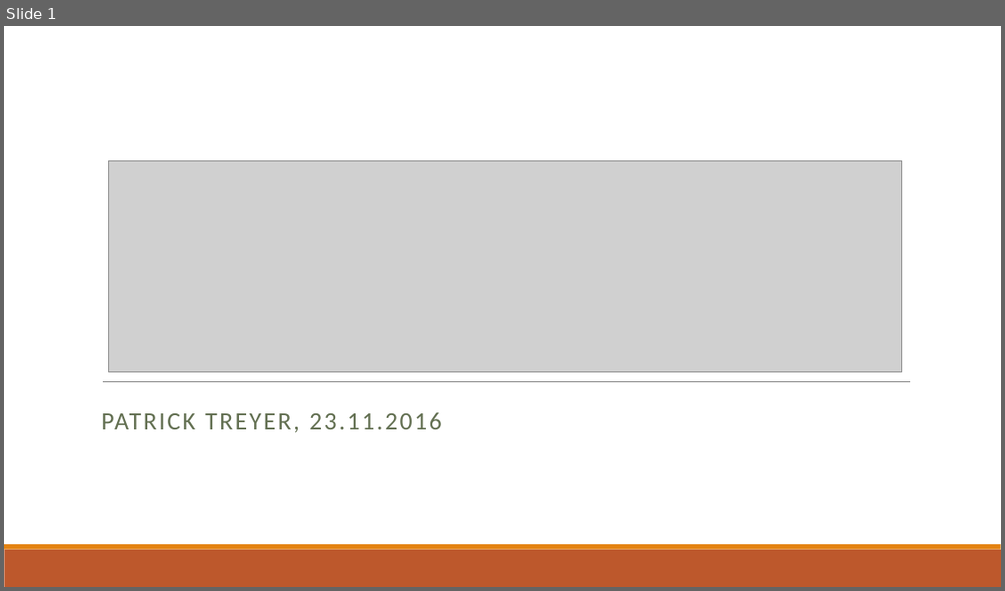
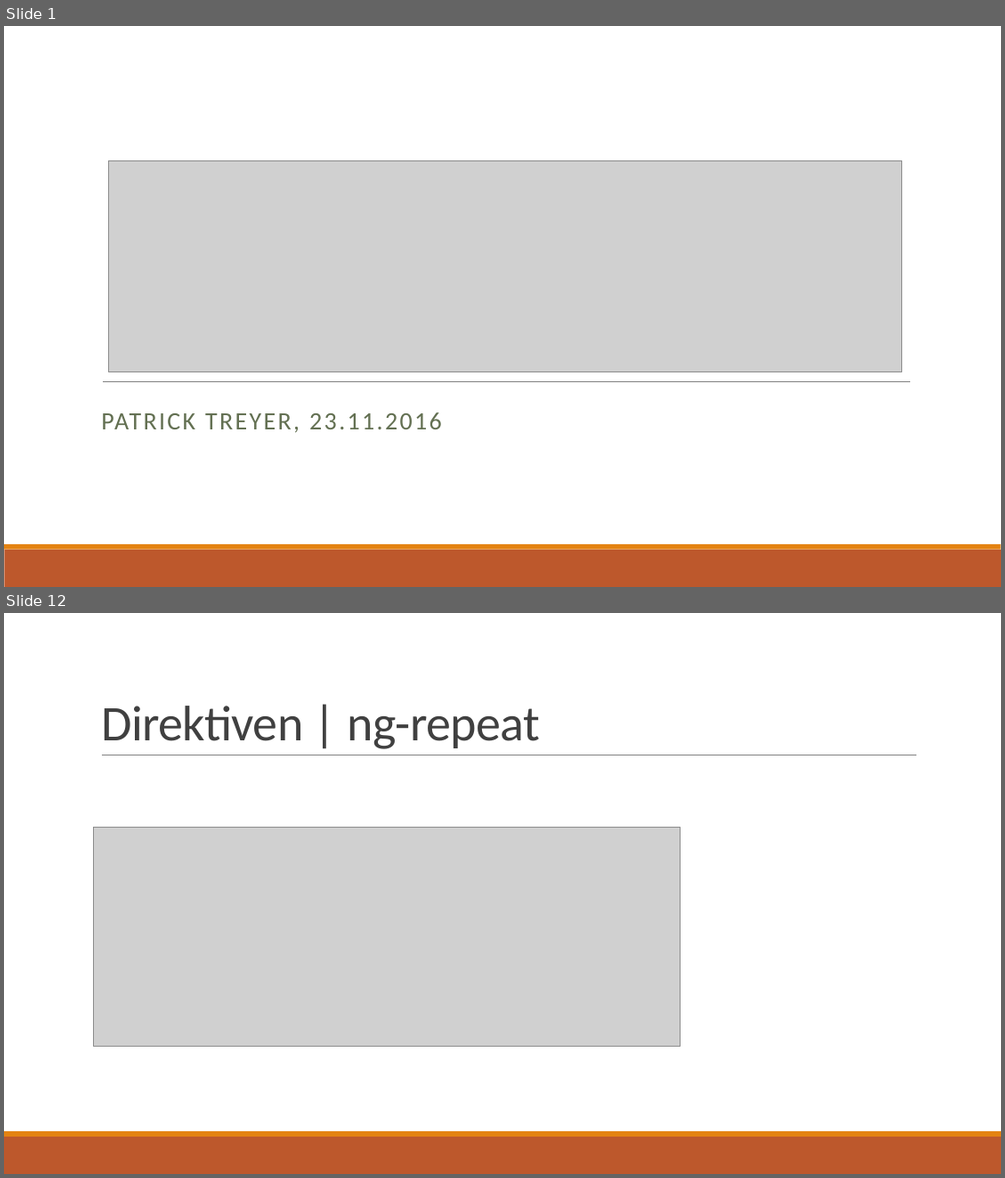
Before and after one commit to ptreyer/AngularJS, a slide deck: presentation/AngularJS.pptx. Shown one above the other, each under a label of ours: slide 1 before the commit, slides 1 and 12 after it; the slides between them are not shown. The pictures are 1005x591 and 1005x1178 pixels, drawn with LibreOffice and Linux fonts; fonts in the diff are those of the drawing; grey boxes stand for pictures. Boxes give left, top, right and bottom in pixels: in the first picture for what was removed or moved away, otherwise in the second. Text is boxed around its words. In the diff, an @@ line names an element or a change of style, - is before the commit and + after.

```diff
--- a/presentation/AngularJS.pptx
+++ b/presentation/AngularJS.pptx
@@ slide 12 added at box(4, 613, 1001, 1174), background #FFFFFF; not listed: 2 template elements that a slide beside it also shows @@
@@ title added at box(101, 706, 540, 749), 48 pt, text #404040 @@
+Direktiven | ng-repeat
@@ line added from (102, 755) to (917, 755), #808080 0.5 pt @@
@@ picture added at box(94, 827, 680, 1046) @@
```
Also in this commit, not shown: 6 slides changed, 15 other slides added, 4 slides removed, 1 other file.
